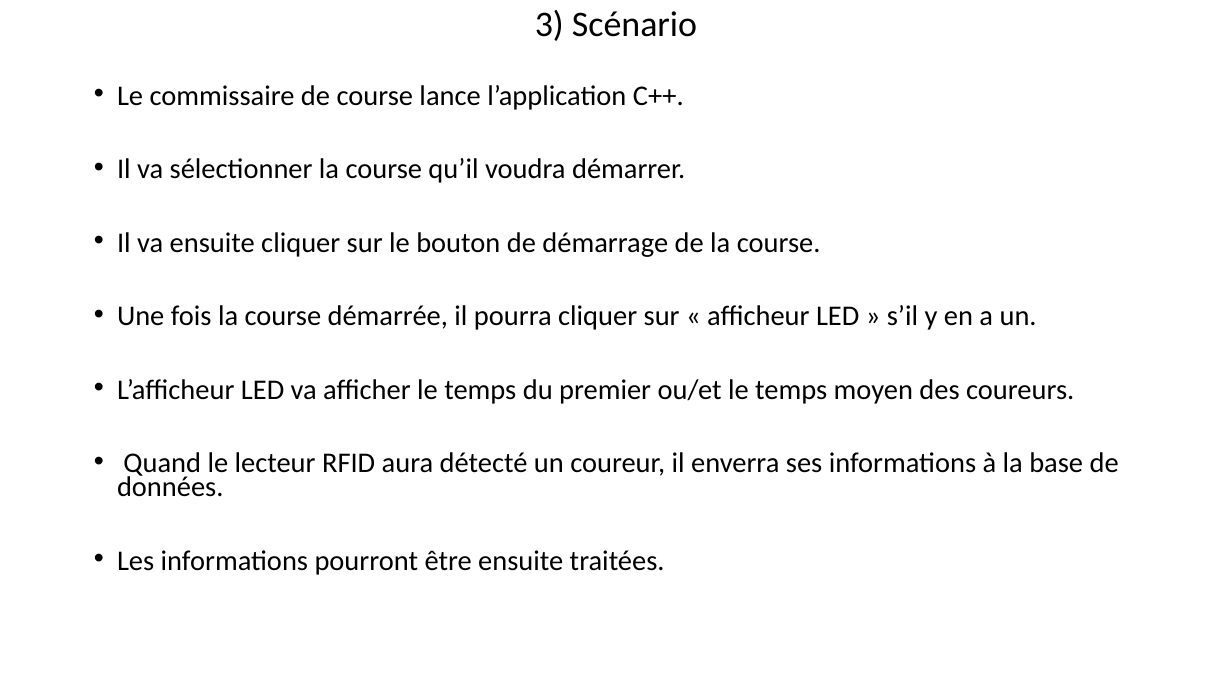
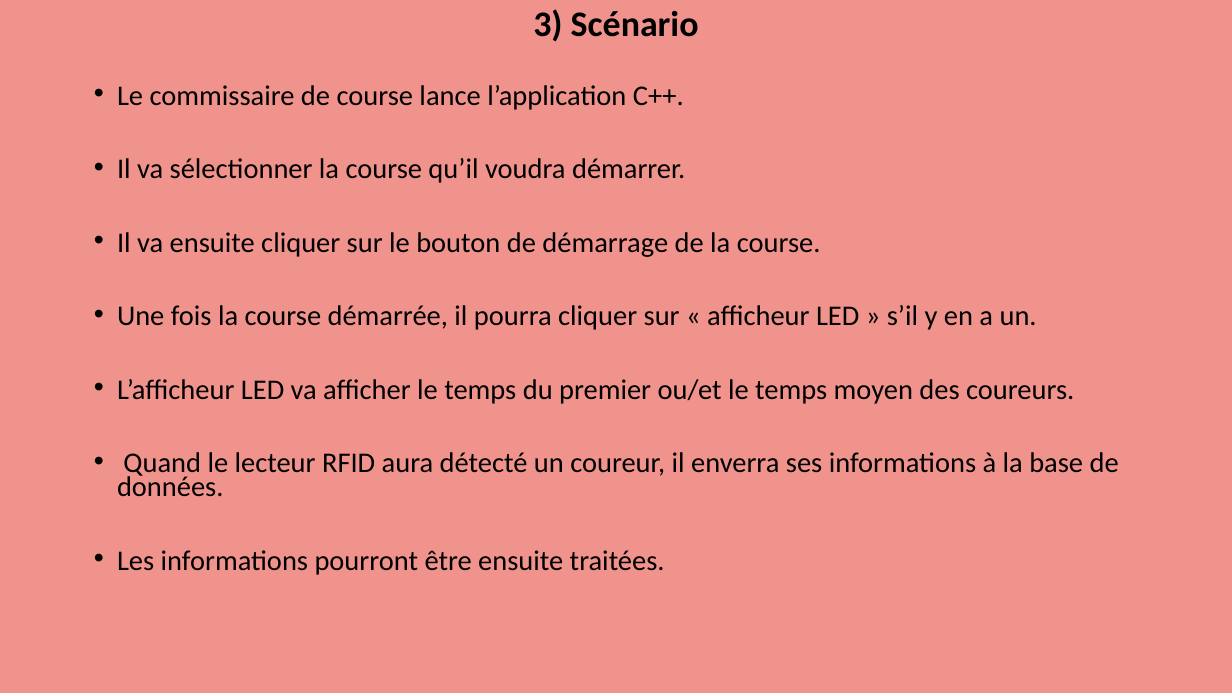
Before and after one commit to Maja2308/Projet_Cross, a slide deck: slide 24 of Diagrammes Communs/Presentation_Revue0.pptx. Drawn at 1232x693 pixels with LibreOffice and Linux fonts; fonts in the diff are those of the drawing. Boxes give left, top, right and bottom in pixels: in the first picture for what was removed or moved away, otherwise in the second. Text is boxed around its words. In the diff, an @@ line names an element or a change of style, - is before the commit and + after.

```diff
--- a/Diagrammes Communs/Presentation_Revue0.pptx
+++ b/Diagrammes Communs/Presentation_Revue0.pptx
@@ background #FFFFFF to #F0938C @@
@@ title "3) Scénario" at (x1=533, y1=9, x2=699, y2=42): bold on @@
```
Also in this commit, not shown: 25 other slides changed, 1 other file.
